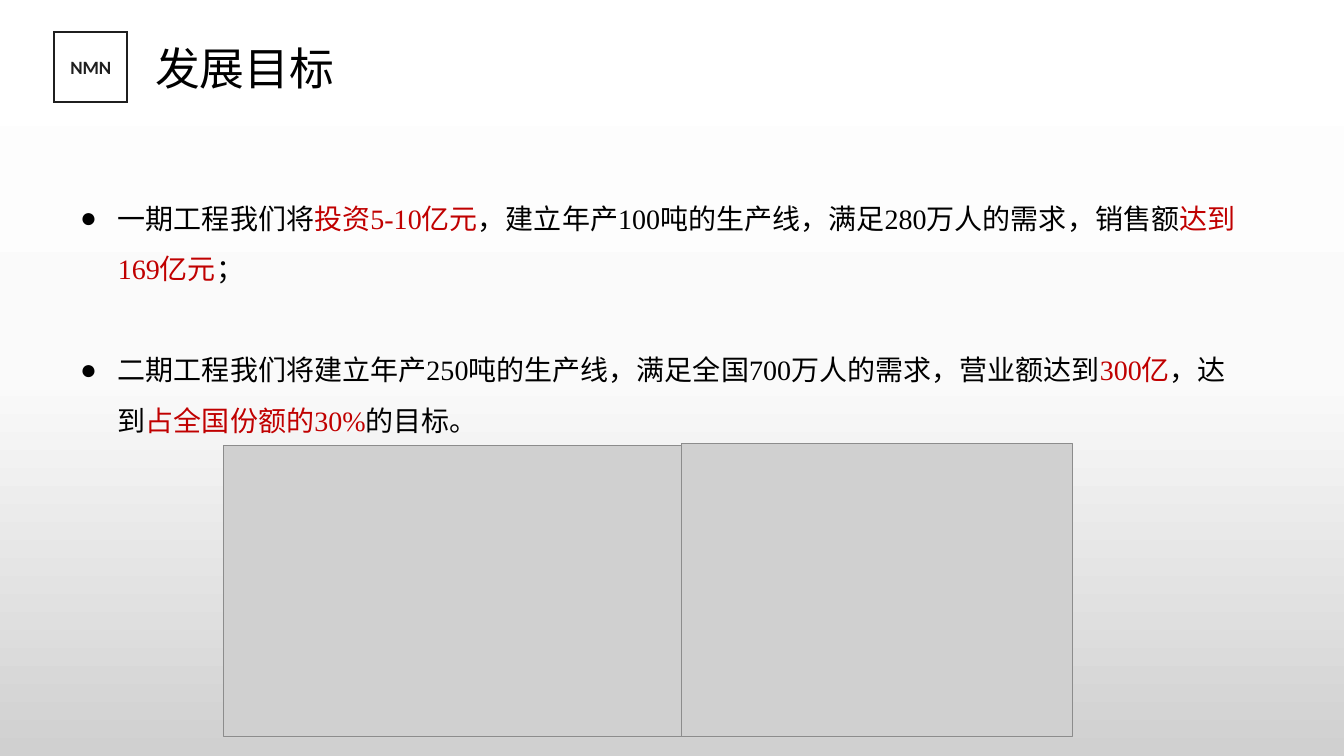
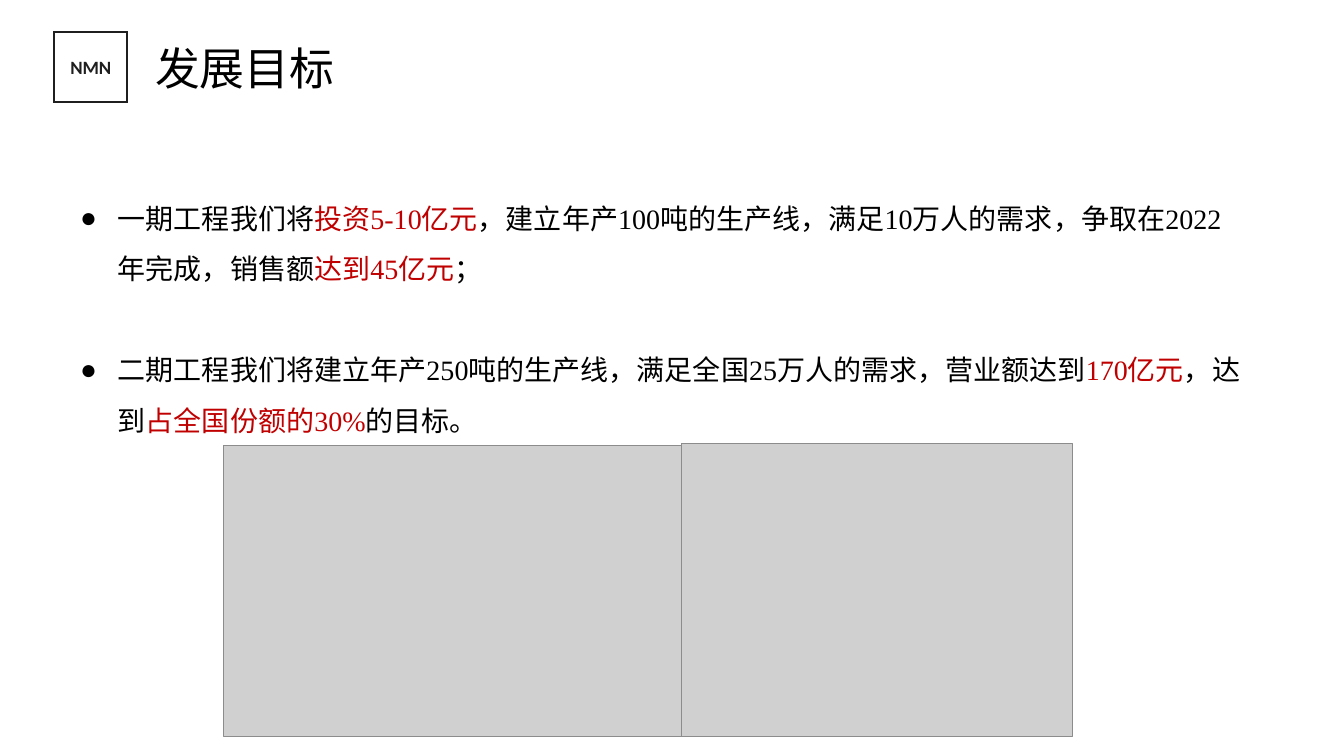
Before and after one commit to JuXue54/blockchain, a slide deck: slide 24 of temp/NMN商业计划书2.pptx. Drawn at 1344x756 pixels with LibreOffice and Linux fonts; fonts in the diff are those of the drawing; grey boxes stand for pictures; background and template pictures are left out. Boxes give left, top, right and bottom in pixels: in the first picture for what was removed or moved away, otherwise in the second. Text is boxed around its words. In the diff, an @@ line names an element or a change of style, - is before the commit and + after.

```diff
--- a/temp/NMN商业计划书2.pptx
+++ b/temp/NMN商业计划书2.pptx
@@ background gradient #FFFFFF to #FBFBFB to #D1D1D1 to #FFFFFF @@
@@ text at box(118, 205, 1240, 434): text changed @@
-● 一期工程我们将投资5-10亿元，建立年产100吨的生产线，满足280万人的需求，销售额达到169亿元；
-● 二期工程我们将建立年产250吨的生产线，满足全国700万人的需求，营业额达到300亿，达到占全国份额的30%的目标。
+● 一期工程我们将投资5-10亿元，建立年产100吨的生产线，满足10万人的需求，争取在2022年完成，销售额达到45亿元；
+● 二期工程我们将建立年产250吨的生产线，满足全国25万人的需求，营业额达到170亿元，达到占全国份额的30%的目标。
```
Also in this commit, not shown: 23 other slides changed, 2 slides added, 2 slides removed.
